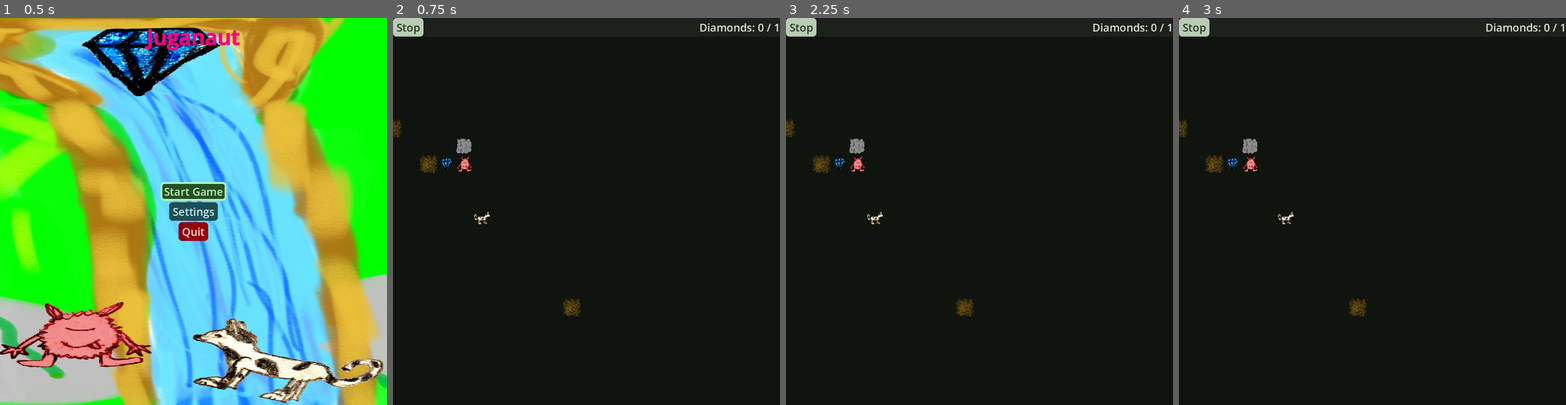
Above: before the commit, frames 1-4 (left to right).
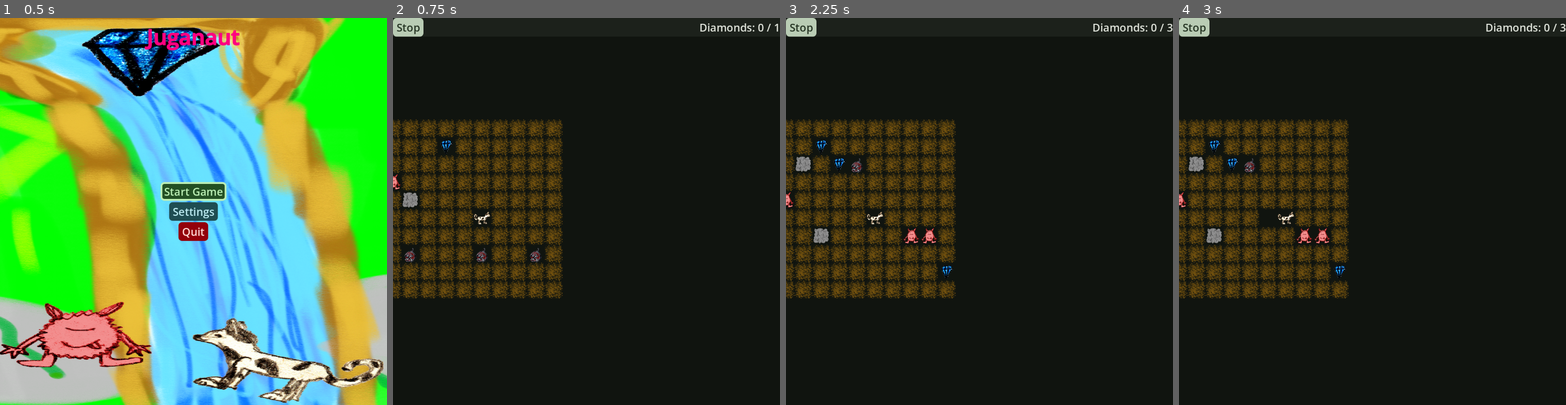
Above: after the commit, the same moments.

Repository: SirVincelot24/juganaut-godot
Game: Godot game, scene res://scenes/MainMenu.tscn
Two runs of this game, one before a commit and one after it. Both use one fixed random seed, a clock stepped at 60 frames per second and the inputs below.
Inputs (mouse positions are in pixels of both pictures, inside the frame that each line leads up to):
- Up to frame 1 (0.5 s): no input
- Up to frame 2 (0.75 s): click "Start Game" at 0.5 s
- Up to frame 3 (2.25 s): click "Stop" at 1.25 s; click "Start Game" at 2 s
- Up to frame 4 (3 s): tap Enter at 2.75 s; move the mouse to (1457, 192) at 2.77 s; hold D (movement.right) from 2.78 s (still down); click (1457, 192) at 2.92 s

Frame 1 is identical in both runs. In frame 2, 13% of the frame differs, in the area x 0-49%, y 26-78%; in frame 3, 13%; in frame 4, 13%.

Commit message:
add world gen
config is still hardcoded

Diff:
--- a/scenes/game.tscn
+++ b/scenes/game.tscn
@@ -4,8 +4,6 @@
 [ext_resource type="Script" uid="uid://dtrqkrbtuigau" path="res://scripts/UI/buttons/stop.gd" id="2_yqjtg"]
 [ext_resource type="TileSet" uid="uid://dqblh7oy70qbd" path="res://tiles/grid_tiles.tres" id="4_lbhrr"]
 [ext_resource type="Script" uid="uid://bslvuad7i0m1y" path="res://scripts/BL/grid/grid.gd" id="5_iywne"]
-[ext_resource type="PackedScene" uid="uid://jo54a07givov" path="res://scenes/character.tscn" id="6_p57ef"]
-[ext_resource type="Script" uid="uid://e7732qj53cuo" path="res://scripts/BL/grid/pawn.gd" id="7_u5sy4"]
 
 [node name="Game" type="Node2D" unique_id=252788408]
 script = ExtResource("1_lbhrr")
@@ -129,30 +127,6 @@
 tile_set = ExtResource("4_lbhrr")
 script = ExtResource("5_iywne")
 
-[node name="Rock" parent="Grid" unique_id=916694701 instance=ExtResource("6_p57ef")]
-position = Vector2(2090, 720)
-scale = Vector2(0.99999994, 0.99999994)
-script = ExtResource("7_u5sy4")
-type = 1
-
-[node name="Monster" parent="Grid" unique_id=2110597152 instance=ExtResource("6_p57ef")]
-position = Vector2(2100, 1460)
-scale = Vector2(0.99999994, 0.99999994)
-script = ExtResource("7_u5sy4")
-type = 3
-
-[node name="Dirt" parent="Grid" unique_id=1472576780 instance=ExtResource("6_p57ef")]
-position = Vector2(1420, 1420)
-scale = Vector2(0.99999994, 0.99999994)
-script = ExtResource("7_u5sy4")
-type = 2
-
-[node name="Diamond" parent="Grid" unique_id=658203067 instance=ExtResource("6_p57ef")]
-position = Vector2(1780, 1420)
-scale = Vector2(0.99999994, 0.99999994)
-script = ExtResource("7_u5sy4")
-type = 4
-
 [node name="Camera2D" type="Camera2D" parent="." unique_id=594041342]
 offset = Vector2(566, 307)
 
--- a/scripts/BL/grid/grid.gd
+++ b/scripts/BL/grid/grid.gd
@@ -1,18 +1,27 @@
 extends TileMapLayer
 
 @export var max_size = Vector2i(10, 10)
+var world: WorldBuilder
 
 func game_over(reason: String):
 	set_process(false)
 
 func _ready():
 	set_process(true)
-	var world = WorldBuilder.new(self)
-	world.create_world(max_size, 1, Vector2i(5, 5))
+	# mark borders with dirt
+	set_cell(Vector2i(0, 0), Pawn.CellType.DIRT, Vector2i.ZERO)
+	set_cell(max_size - Vector2i(1, 1), Pawn.CellType.DIRT, Vector2i.ZERO)
+	# build world
+	world = WorldBuilder.new(self, max_size)
+	world.create_world(max_size,
+		Vector2i(1, 3),
+		Vector2i(1, 3),
+		Vector2i(1, 3),
+		Vector2i(1, 3),
+		Vector2i(5, 5))
+	$/root/Game.diamonds_in_game = world.diamonds_in_game
 	for child in get_children():
 		set_cell(local_to_map(child.position), child.type, Vector2i.ZERO)
-	set_cell(Vector2i(0, 0), Pawn.CellType.DIRT, Vector2i.ZERO)
-	set_cell(max_size, Pawn.CellType.DIRT, Vector2i.ZERO)
 
 func get_cell_pawn(cell, type = Pawn.CellType.PLAYER):
 	for node in get_children():
@@ -24,7 +33,7 @@
 func request_move(pawn, direction: Vector2i):
 	var cell_start = local_to_map(pawn.position)
 	var cell_target = cell_start + direction
-	if !cell_target.x in range(0, max_size.x + 1) or !cell_target.y  in range(0, max_size.y + 1):
+	if !world.is_valid_coord(cell_target):
 		#print("OOB:", cell_target)
 		return
 
@@ -49,4 +58,6 @@
 			set_cell(cell_start, -1, Vector2i.ZERO)
 		_:
 			var target_pawn = get_cell_pawn(cell_target, cell_tile_id)
+			if target_pawn == null:
+				print("invalid pawn at", cell_target)
 			print("Cell %s contains %s" % [cell_target, target_pawn.name])
--- a/scripts/BL/grid/pawn.gd
+++ b/scripts/BL/grid/pawn.gd
@@ -10,6 +10,23 @@
 	BOMB,
 }
 
+static func type_to_string(type: CellType) -> String:
+	match type:
+		CellType.PLAYER:
+			return "PLAYER"
+		CellType.ROCK:
+			return "ROCK"
+		CellType.DIRT:
+			return "DIRT"
+		CellType.MONSTER:
+			return "MONSTER"
+		CellType.DIAMOND:
+			return "DIAMOND"
+		CellType.BOMB:
+			return "BOMB"
+		_:
+			return ""
+
 @export var type: CellType = CellType.PLAYER
 
 var active = true: set = set_active
--- a/scripts/BL/world_builder.gd
+++ b/scripts/BL/world_builder.gd
@@ -2,18 +2,82 @@
 
 var grid: TileMapLayer
 var player = preload("res://scenes/character.tscn").instantiate()
+var size: Vector2i
+var world: Array[Array]
+var diamonds_in_game: int = 0
 
-func _init(grid_node: TileMapLayer) -> void:
+func _init(grid_node: TileMapLayer, world_size: Vector2i) -> void:
 	grid = grid_node
+	size = world_size
+	world.resize(size.x)
+	var col: Array
+	col.resize(size.y)
+	col.fill(Pawn.CellType.DIRT)
+	for i in range(size.x):
+		world[i] = (col.duplicate())
 
 func get_valid_coord(world_size: Vector2i, player_coord: Vector2i) -> Vector2i:
-	var x = randi_range(0, world_size.x)
-	var y = randi_range(0, world_size.y)
+	var x = randi_range(0, world_size.x - 1)
+	var y = randi_range(0, world_size.y - 1)
 	while Vector2i(x, y) == player_coord:
-		x = randi_range(0, world_size.x)
-		y = randi_range(0, world_size.y)
+		x = randi_range(0, world_size.x - 1)
+		y = randi_range(0, world_size.y - 1)
 	return Vector2i(x, y)
 
-func create_world(size: Vector2i, diamond_count_range, player_coord: Vector2i):
+func is_valid_coord(coord: Vector2i) -> bool:
+	return coord.x in range(0, size.x) and coord.y in range(0, size.y)
+
+func create_world(world_size: Vector2i,
+		diamond_count_range: Vector2i,
+		monster_count_range: Vector2i,
+		bomb_count_range: Vector2i,
+		rock_count_range: Vector2i,
+		player_coord: Vector2i):
+	create_items(world_size, rock_count_range, player_coord, Pawn.CellType.ROCK)
+	create_items(world_size, monster_count_range, player_coord, Pawn.CellType.MONSTER)
+	create_items(world_size, bomb_count_range, player_coord, Pawn.CellType.BOMB)
+	create_items(world_size, diamond_count_range, player_coord, Pawn.CellType.DIAMOND)
 	player.position = grid.map_to_local(player_coord)
 	grid.add_child(player)
+	var next_to_player = [
+		player_coord + Vector2i.UP,
+		player_coord + Vector2i.DOWN,
+		player_coord + Vector2i.LEFT,
+		player_coord + Vector2i.RIGHT,
+	]
+	for coord in next_to_player:
+		if !is_valid_coord(coord):
+			break
+		if get_world_item(coord) != Pawn.CellType.DIAMOND:
+			set_world_item(coord, Pawn.CellType.DIRT)
+	place_items_on_grid()
+
+func get_world_item(coord: Vector2i) -> Pawn.CellType:
+	return world[coord.x][coord.y]
+
+func set_world_item(coord: Vector2i, item: Pawn.CellType) -> void:
+	world[coord.x][coord.y] = item
+	print("placing %s at %s" % [Pawn.type_to_string(item), coord])
+	print(world)
+
+func place_items_on_grid():
+	var x = 0
+	var y = 0
+	print("placing items")
+	print(world)
+	for col in world:
+		print("col: ", col)
+		for item in col:
+			grid.set_cell(Vector2i(x, y), item, Vector2i.ZERO)
+			print(Pawn.type_to_string(item), Vector2i(x, y))
+			y+=1
+		y = 0
+		x+=1
+
+func create_items(world_size: Vector2i, item_count_range: Vector2i, player_coord: Vector2i, item: Pawn.CellType):
+	var item_count = randi_range(item_count_range.x, item_count_range.y)
+	if item == Pawn.CellType.DIAMOND:
+		diamonds_in_game = item_count
+	for i in range(item_count):
+		#grid.set_cell(get_valid_coord(world_size, player_coord), item, Vector2i.ZERO)
+		set_world_item(get_valid_coord(world_size, player_coord), item)
